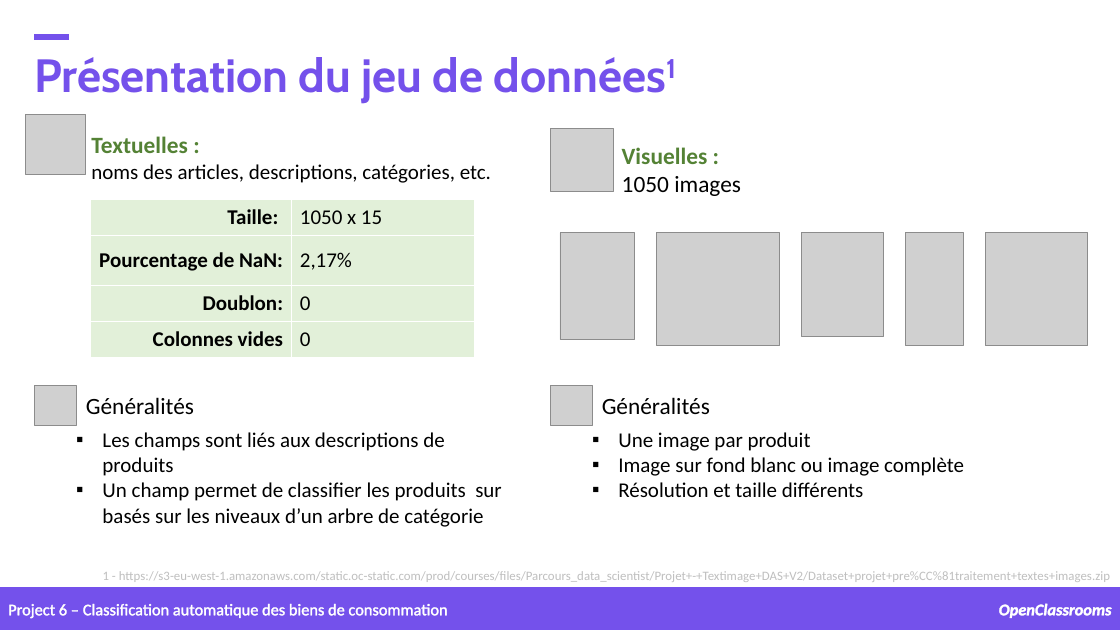
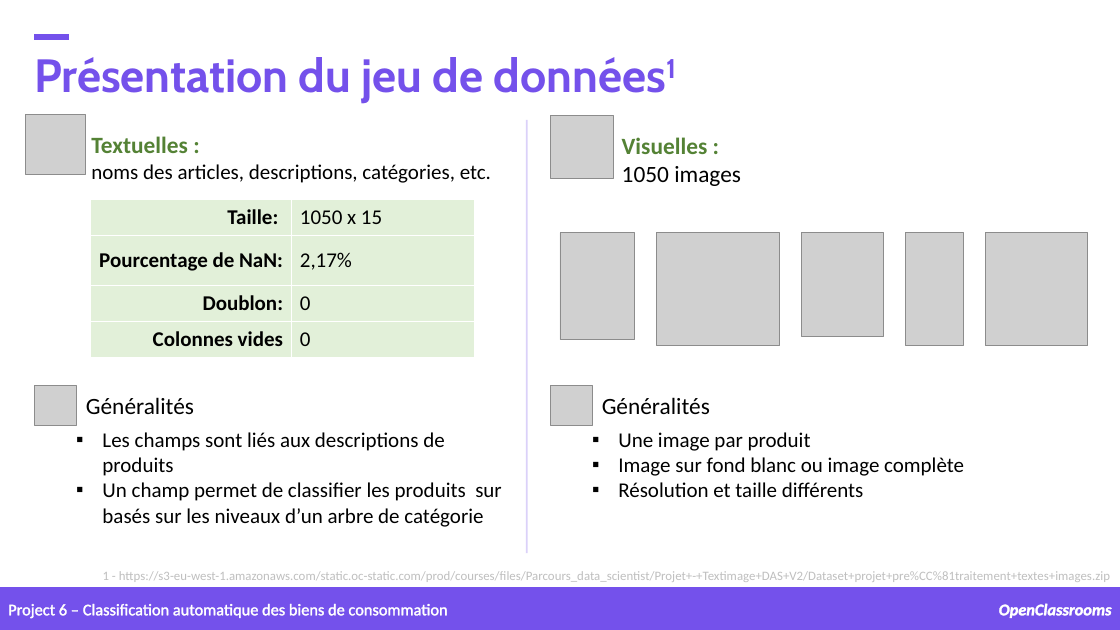
Before and after one commit to samirhinojosa/OC-P6-automatically-classify-consumer-goods, a slide deck: slide 6 of supports/P6_presentation_final.pptx. Drawn at 1120x630 pixels with LibreOffice and Linux fonts; fonts in the diff are those of the drawing; grey boxes stand for pictures; background and template pictures are left out. Boxes give left, top, right and bottom in pixels: in the first picture for what was removed or moved away, otherwise in the second. Text is boxed around its words. In the diff, an @@ line names an element or a change of style, - is before the commit and + after.

```diff
--- a/supports/P6_presentation_final.pptx
+++ b/supports/P6_presentation_final.pptx
@@ picture: place and size @@
-picture at [550,129,613,192]
+picture at [550,116,613,179]
@@ line added from (527, 120) to (527, 554), #7451EB 1.5 pt @@
@@ text "Visuelles :": place and size @@
-text "Visuelles :" at [622,147,741,196]
+text "Visuelles :" at [622,137,741,186]
```
Also in this commit, not shown: 1 other slide changed, 11 slides added, 2 other files.
